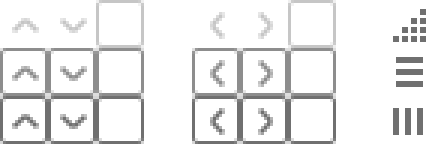
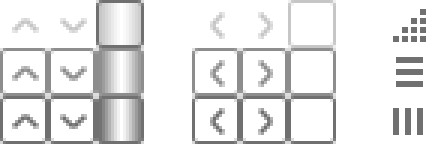
Revision of a layered 432px x 144px image; what changed, layer by layer:
painted on "圆角矩形" (5th of 14, in "垂直滚动条" › "滚动条-正常") over [99, 3, 141, 45]
painted on "圆角矩形" (6th of 14, in "垂直滚动条" › "滚动条-高亮") over [99, 51, 141, 93]
painted on "圆角矩形" (7th of 14, in "垂直滚动条" › "滚动条-按下") over [99, 99, 141, 141]
hid "背景" over [96, 0, 144, 141]
